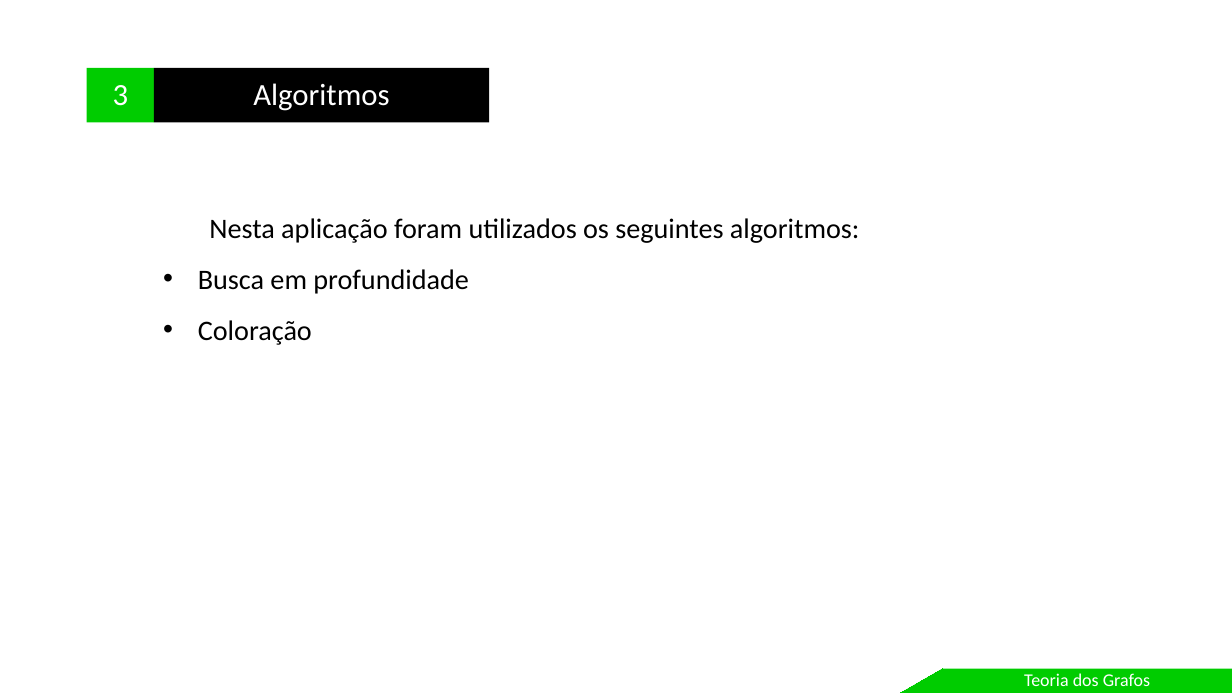
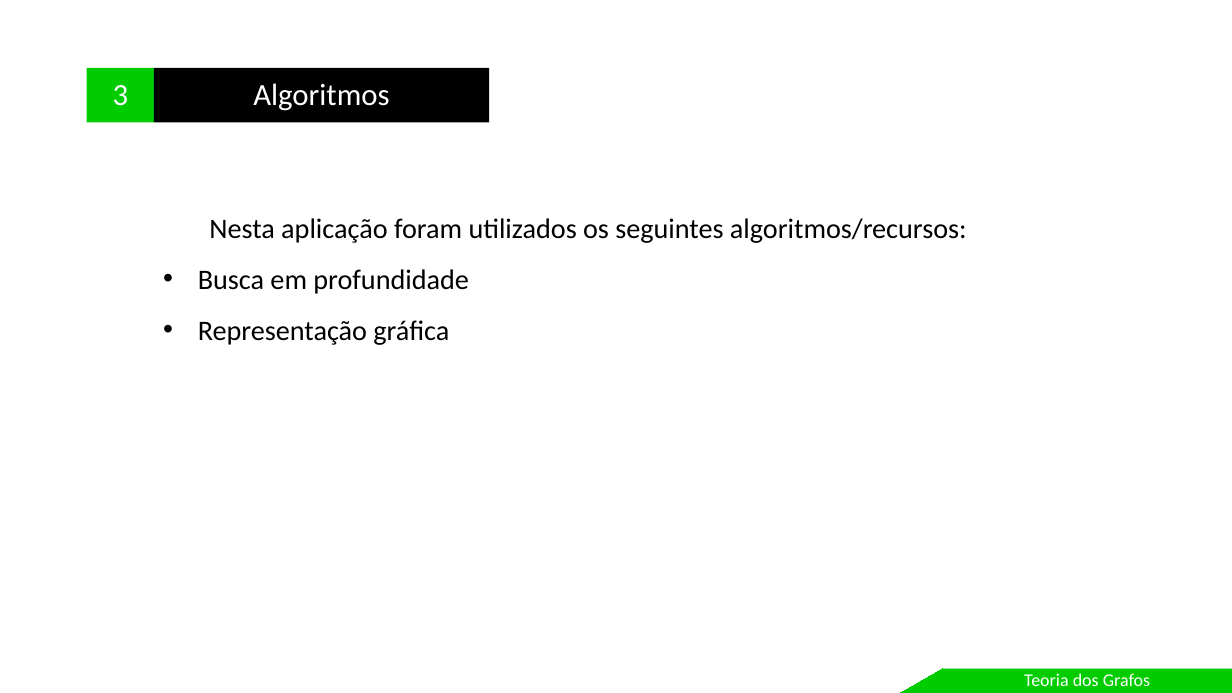
Before and after one commit to leandroungari/fctpp-grafos-sistema, a slide deck: slide 7 of apresentacao/Apresentacao.pptx. Drawn at 1232x693 pixels with LibreOffice and Linux fonts; fonts in the diff are those of the drawing. Boxes give left, top, right and bottom in pixels: in the first picture for what was removed or moved away, otherwise in the second. Text is boxed around its words. In the diff, an @@ line names an element or a change of style, - is before the commit and + after.

```diff
--- a/apresentacao/Apresentacao.pptx
+++ b/apresentacao/Apresentacao.pptx
@@ text at [209, 218, 967, 243]: text changed @@
-Nesta aplicação foram utilizados os seguintes algoritmos:
+Nesta aplicação foram utilizados os seguintes algoritmos/recursos:
@@ text at [198, 320, 449, 345]: text changed @@
-• Coloração
+• Representação gráfica
```
Also in this commit, not shown: 2 other slides changed, 11 slides added, 2 slides removed, 11 other files.
